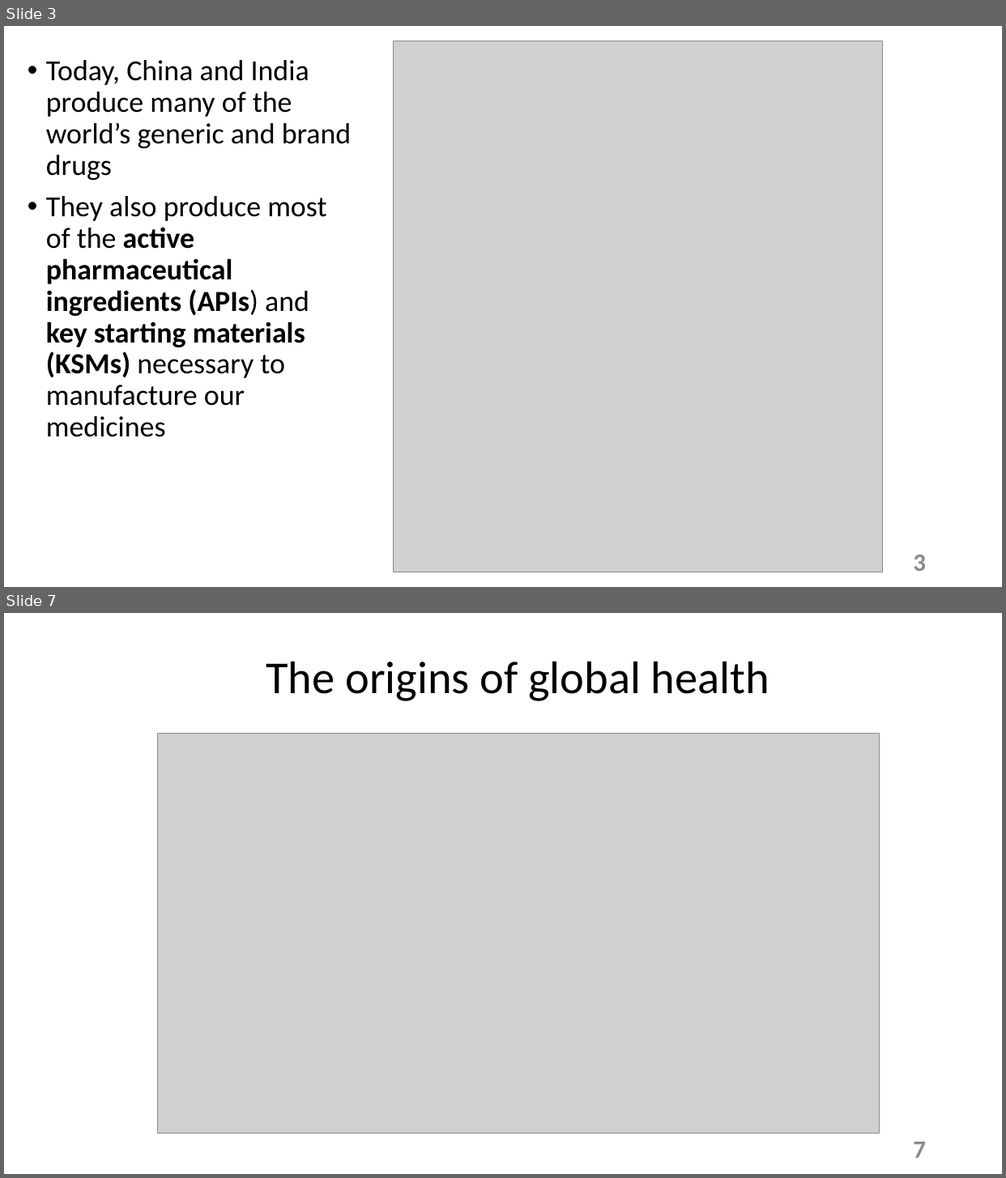
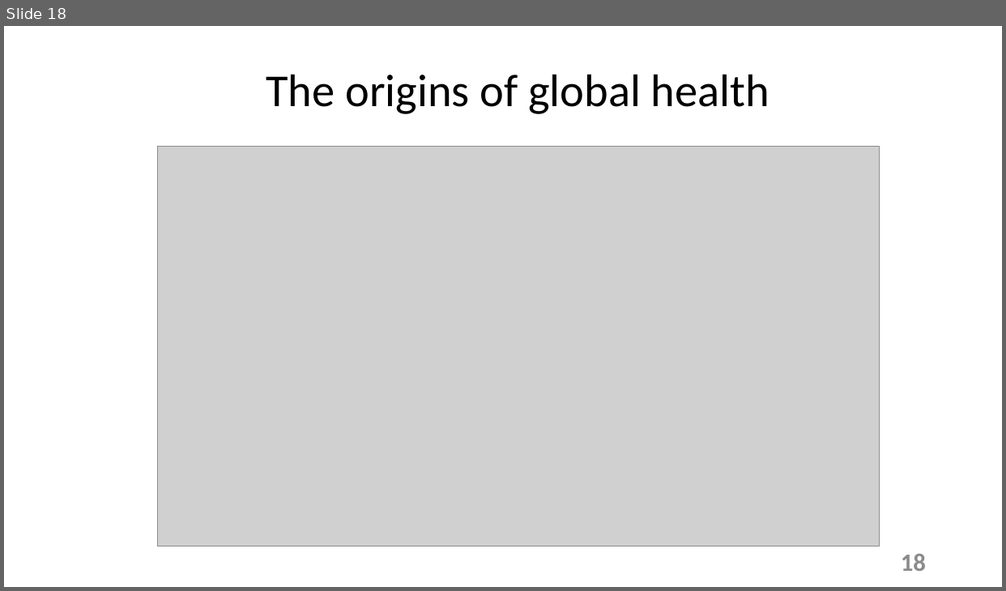
Before and after one commit to tstallins/tstallins.github.io, a slide deck: courses/261/introonline.pptx. Shown one above the other, each under a label of ours: slides 3 and 7 before the commit, slide 18 after it; the slides between them are not shown. The pictures are 1006x1178 and 1006x591 pixels, drawn with LibreOffice and Linux fonts; fonts in the diff are those of the drawing; grey boxes stand for pictures. Boxes give left, top, right and bottom in pixels: in the first picture for what was removed or moved away, otherwise in the second. Text is boxed around its words. In the diff, an @@ line names an element or a change of style, - is before the commit and + after.

```diff
--- a/courses/261/introonline.pptx
+++ b/courses/261/introonline.pptx
@@ slide 3 removed at [4,26,1002,587], background #FFFFFF @@
@@ picture removed at [394,41,883,573] @@
@@ text removed at [46,60,351,437] @@
-• Today, China and India produce many of the world’s generic and brand drugs
-• They also produce most of the active pharmaceutical ingredients (APIs) and key starting materials (KSMs) necessary to manufacture our medicines
@@ page number removed at [913,555,926,571] @@
-3
@@ what was slide 7 is now slide 18 @@
@@ page number at [901,554,926,571]: text changed @@
-7
+18
```
Also in this commit, not shown: 17 slides added, 5 other slides removed, 1 other file.
